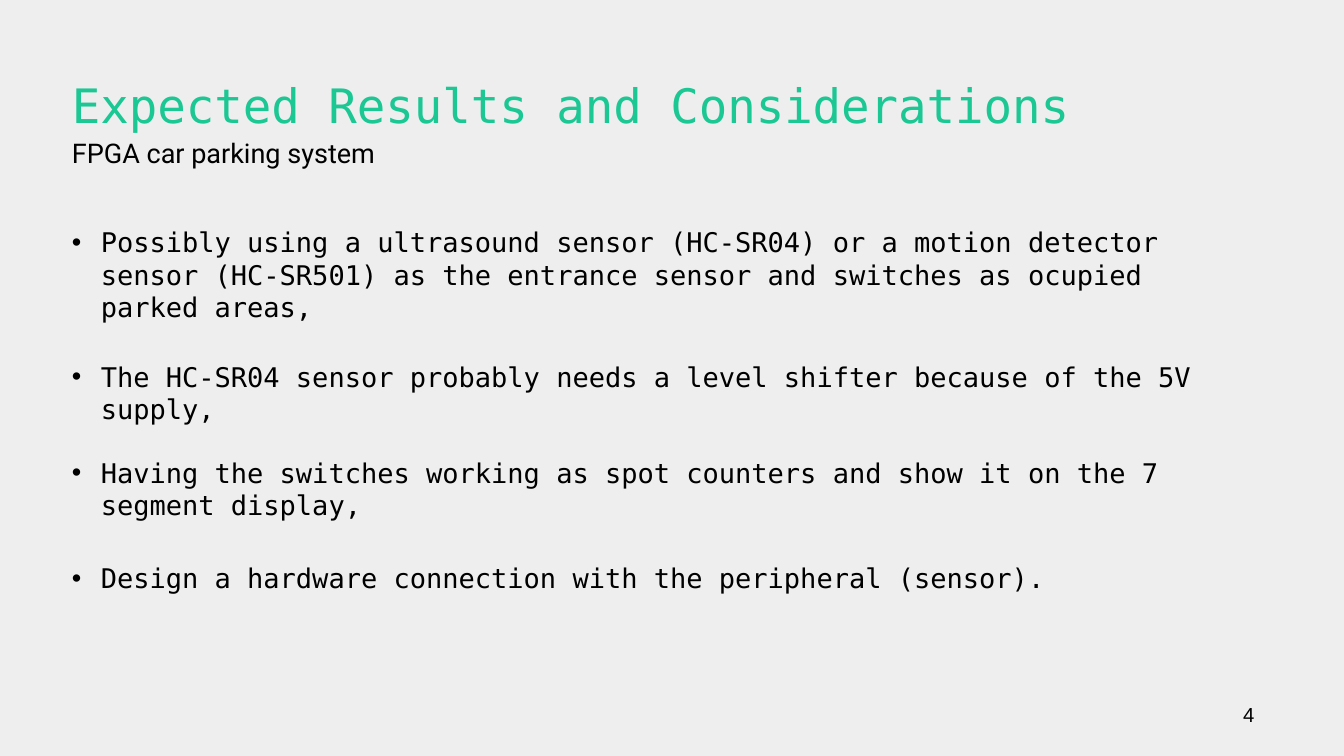
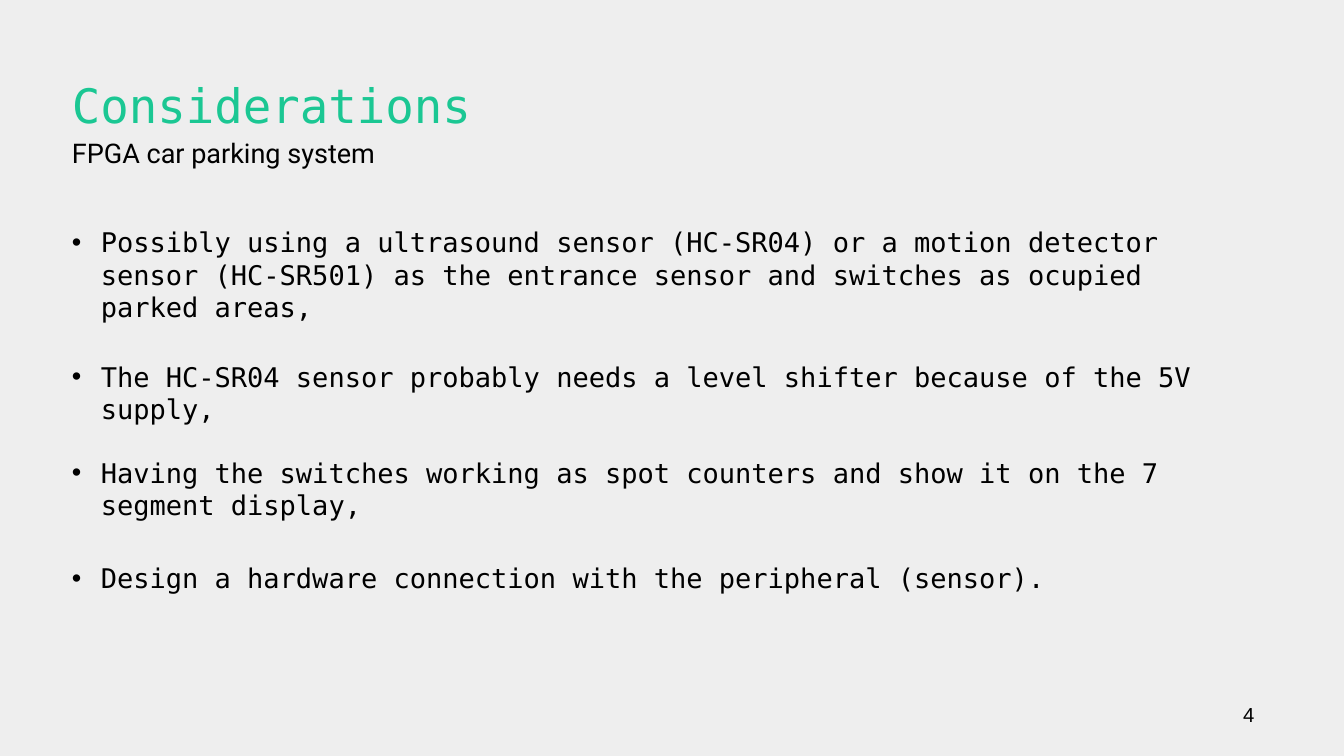
Before and after one commit to Xik3/iob-soc_parking, a slide deck: slide 4 of proposal/CarParkingSystem_1.odp. Drawn at 1344x756 pixels with LibreOffice and Linux fonts; fonts in the diff are those of the drawing. Boxes give left, top, right and bottom in pixels: in the first picture for what was removed or moved away, otherwise in the second. Text is boxed around its words. In the diff, an @@ line names an element or a change of style, - is before the commit and + after.

```diff
--- a/proposal/CarParkingSystem_1.odp
+++ b/proposal/CarParkingSystem_1.odp
@@ title at [72, 87, 471, 124]: text changed @@
-Expected Results and Considerations
+Considerations
```
Also in this commit, not shown: 1 other slide changed, 1 slide added, 1 other file.
